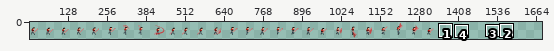
Two states of a sprite sheet, assets/characters/drew.png. The first picture is a wide view before the edit; the outline marks the close-up.
Close-up. As it was:
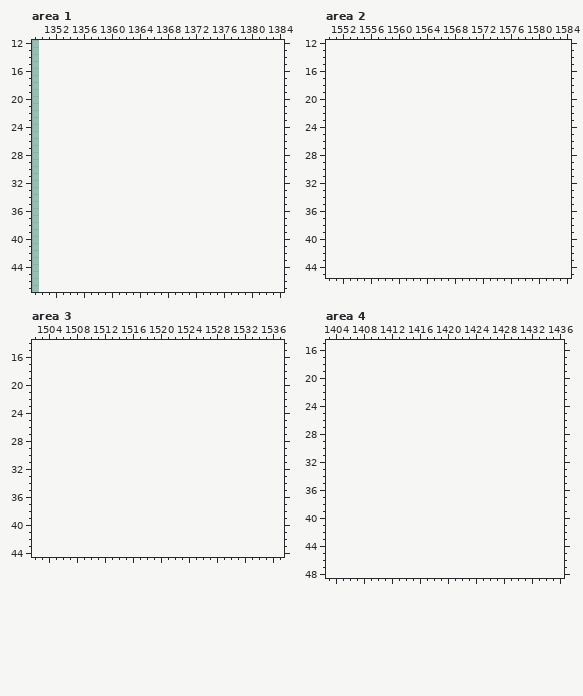
The file is 1350x58 pixels. Shown: area 1: x 1349..1384, y 12..47; area 2: x 1550..1584, y 12..45; area 3: x 1502..1537, y 14..44; area 4: x 1403..1436, y 15..48. The old version is drawn lined up with the new one, on the new canvas. The wide view leaves out empty margins. The commit also changed other parts of the picture, which this record leaves out.
Now the later version:
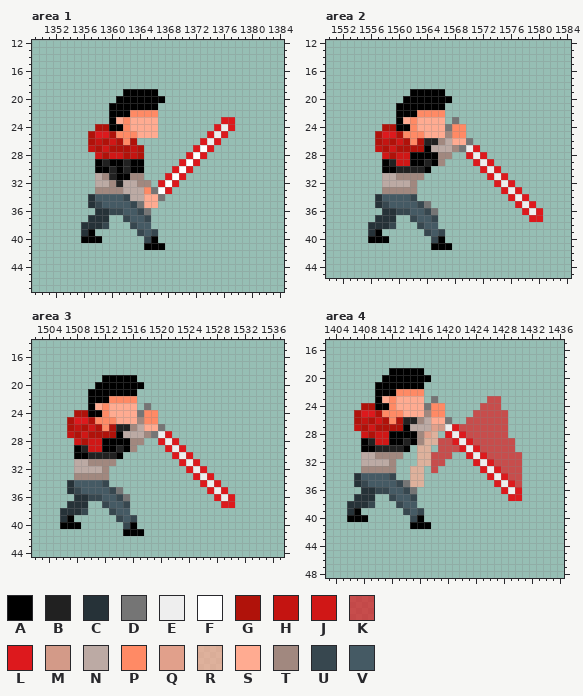
Palette (. is transparent): A #000000  B #212121  C #263238  D #757575  E #eeeeee  F #ffffff  G #b0120a  H #c41411  J #d01716  K #dd191daf  L #dd191d  M #d39a88  N #bcaaa4  P #ff8a65  Q #e1a08b  R #ffab91af  S #ffab91  T #a1887f  U #37474f  V #455a64
From old to new:
canvas 1350x58 -> 1700x58
Changed rows in their new state; - is an unchanged pixel.
Area 1:
first column x 1356:
19 ------AAAAA-----------
20 -----AAAAAAA----------
21 ----AAAAAAA-----------
22 ----AAAPPPP-----------
23 ----ASPSSSS---------LL
24 --GGAAPSSSS--------LEL
25 -GLLGPPPSSS-------LEL-
26 -GHGJGPG---------LEL--
27 -HGJGGGHG-------LFL---
28 --JGJJGHG------LFL----
29 --ABAABAA-----LFL-----
30 --AABABAA----LFL------
31 --NTBAATT---LFL-------
32 --NNTBNNTT-LFL--------
33 --TTTTNNNPDFL---------
34 -CVVVVUNNSSD----------
35 -CUVVVVUDSS-----------
36 --CCUUVVUD------------
37 -CCC--UVVU------------
38 CCCU---UVV------------
39 CA------UVU-----------
40 AAA------UA-----------
41 ---------AAA----------
Area 2:
first column x 1556:
19 ------AAAAA--------------
20 -----AAAAAAA-------------
21 ----AAAAAAA--------------
22 ----AAAPPPP--------------
23 ----ASPSSSS-D------------
24 --GGAAPSSSSDPP-----------
25 -GLLGPPPSSSTPP-----------
26 -GHGJGPGBBTNSSD----------
27 -HGJGGGGANNNTDEL---------
28 --JGJJAAAATT--LEL--------
29 --ABJJAABAT----LEL-------
30 --AABBBBA-------LEL------
31 --NNTTTT---------LEL-----
32 --NNNNT-----------LEL----
33 --TTTTT------------LEL---
34 -CVVVVU-------------LEL--
35 -CUVVVVUD------------LEL-
36 --CCUUVVUD------------LEL
37 -CCC--UVVU-------------LL
38 CCCU---UVV---------------
39 CA------UVU--------------
40 AAA------UA--------------
41 ---------AAA-------------
Area 3:
first column x 1506:
19 ------AAAAA--------------
20 -----AAAAAAA-------------
21 ----AAAAAAA--------------
22 ----AAAPPPP--------------
23 ----ASPSSSS-D------------
24 --GGAAPSSSSDPP-----------
25 -GLLGPPPSSSTPP-----------
26 -GHGJGPGBBTNSSD----------
27 -HGJGGGGANNNTDEL---------
28 --JGJJAAAATT--LEL--------
29 --ABJJAABAT----LEL-------
30 --AABBBBA-------LEL------
31 --NNTTTT---------LEL-----
32 --NNNNT-----------LEL----
33 --TTTTT------------LEL---
34 -CVVVVU-------------LEL--
35 -CUVVVVUD------------LEL-
36 --CCUUVVUD------------LEL
37 -CCC--UVVU-------------LL
38 CCCU---UVV---------------
39 CA------UVU--------------
40 AAA------UA--------------
41 ---------AAA-------------
Area 4:
first column x 1406:
19 ------AAAAA--------------
20 -----AAAAAAA-------------
21 ----AAAAAAA--------------
22 ----AAAPPPP--------------
23 ----ASPSSSS-D-------KK---
24 --GGAAPSSSSDPP-----KKK---
25 -GLLGPPPSSSTPP----KKKKK--
26 -GHGJGPGBBTNSSD--KKKKKK--
27 -HGJGGGGANNNQMELKKKKKKK--
28 --JGJJAAAATQR-LELKKKKKK--
29 --ABJJAABATRRKKLELKKKKKK-
30 --AABBBBA-RR-KKKLELKKKKK-
31 --NNTTTT--RRKKK--LELKKKKK
32 --NNNNT---RRKK----LELKKKK
33 --TTTTT--RR-K------LELKKK
34 -CVVVVU--RR---------LELKK
35 -CUVVVVUDRR----------LELK
36 --CCUUVVUD------------LEL
37 -CCC--UVVU-------------LL
38 CCCU---UVV---------------
39 CA------UVU--------------
40 AAA------UA--------------
41 ---------AAA-------------
Changed places in both close-ups, as pixel boxes (x1, y1, x2, y2):
added: (81, 89, 235, 250)
added: (368, 89, 543, 250)
added: (60, 375, 235, 536)
added: (347, 368, 522, 529)
